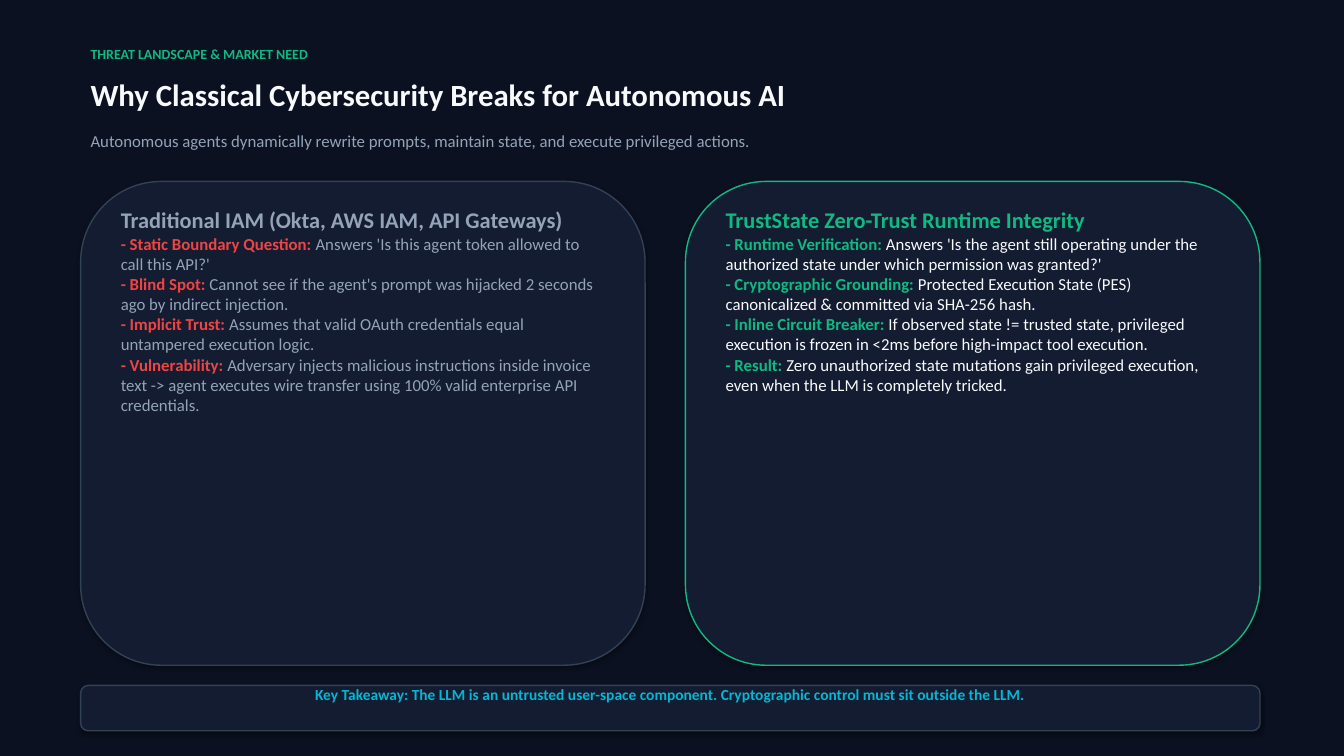
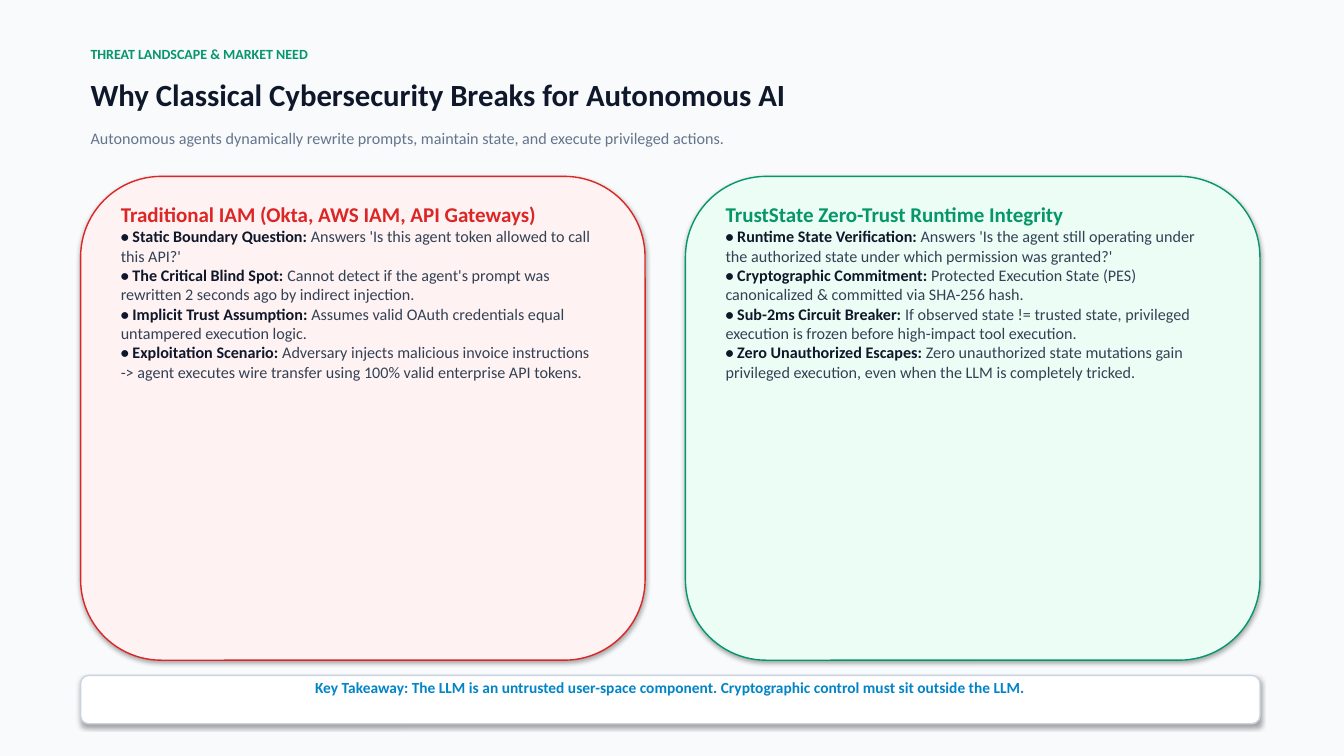
Before and after one commit to Sohan9022/TrustState, a slide deck: slide 2 of TrustState_Executive_Presentation.pptx. Drawn at 1344x756 pixels with LibreOffice and Linux fonts; fonts in the diff are those of the drawing. Boxes give left, top, right and bottom in pixels: in the first picture for what was removed or moved away, otherwise in the second. Text is boxed around its words. In the diff, an @@ line names an element or a change of style, - is before the commit and + after.

Commit message:
fix: auto-navigate to console on tour simulations, refine navbar layout, and update pitch deck to executive light theme

```diff
--- a/TrustState_Executive_Presentation.pptx
+++ b/TrustState_Executive_Presentation.pptx
@@ rectangle at (x1=0, y1=0, x2=1344, y2=756): fill #0B1120 to #F8FAFC @@
@@ text "THREAT LANDSCAPE & MARKET NEED" at (x1=91, y1=50, x2=308, y2=59): text colour #10B981 to #059669 @@
@@ text "Why Classical Cybersecurity Breaks for ..." at (x1=91, y1=84, x2=785, y2=111): text colour #F8FAFC to #0F172A @@
@@ text "Autonomous agents dynamically rewrite prompts, ..." at (x1=91, y1=133, x2=724, y2=147): size 12 to 11.5 pt, text colour #94A3B8 to #64748B @@
@@ rounded rectangle at (x1=81, y1=176, x2=645, y2=660): fill #131C31 to #FEF2F2; outline #334155 1 pt to #DC2626 1 pt @@
@@ 2 rounded rectangles, 1 text moved together from (x1=81, y1=181, x2=1260, y2=703) to (x1=81, y1=176, x2=1260, y2=696) @@
@@ rounded rectangle at (x1=686, y1=176, x2=1260, y2=660): fill #131C31 to #ECFDF5; outline #10B981 1 pt to #059669 1 pt @@
@@ text at (x1=121, y1=206, x2=536, y2=226): size 16 to 15 pt, text colour #94A3B8 to #DC2626 in "Traditional IAM (Okta, AWS IAM, API Gateways)" @@
@@ text at (x1=726, y1=207, x2=1063, y2=226): size 16 to 15 pt, text colour #10B981 to #059669 in "TrustState Zero-Trust Runtime Integrity" @@
@@ text at (x1=121, y1=230, x2=590, y2=381): text changed; size 12 to 11.5 pt; text colour #94A3B8 to #334155 @@
-- Static Boundary Question: Answers 'Is this agent token allowed to call this API?'
-- Blind Spot: Cannot see if the agent's prompt was hijacked 2 seconds ago by indirect injection.
-- Implicit Trust: Assumes that valid OAuth credentials equal untampered execution logic.
-- Vulnerability: Adversary injects malicious instructions inside invoice text -> agent executes wire transfer using 100% valid enterprise API credentials.
+• Static Boundary Question: Answers 'Is this agent token allowed to call this API?'
+• The Critical Blind Spot: Cannot detect if the agent's prompt was rewritten 2 seconds ago by indirect injection.
+• Implicit Trust Assumption: Assumes valid OAuth credentials equal untampered execution logic.
+• Exploitation Scenario: Adversary injects malicious invoice instructions -> agent executes wire transfer using 100% valid enterprise API tokens.
@@ text at (x1=726, y1=230, x2=1195, y2=381): text changed; size 12 to 11.5 pt; text colour #F8FAFC to #334155 @@
-- Runtime Verification: Answers 'Is the agent still operating under the authorized state under which permission was granted?'
-- Cryptographic Grounding: Protected Execution State (PES) canonicalized & committed via SHA-256 hash.
-- Inline Circuit Breaker: If observed state != trusted state, privileged execution is frozen in <2ms before high-impact tool execution.
-- Result: Zero unauthorized state mutations gain privileged execution, even when the LLM is completely tricked.
+• Runtime State Verification: Answers 'Is the agent still operating under the authorized state under which permission was granted?'
+• Cryptographic Commitment: Protected Execution State (PES) canonicalized & committed via SHA-256 hash.
+• Sub-2ms Circuit Breaker: If observed state != trusted state, privileged execution is frozen before high-impact tool execution.
+• Zero Unauthorized Escapes: Zero unauthorized state mutations gain privileged execution, even when the LLM is completely tricked.
@@ text "Key Takeaway: The LLM is ..." at (x1=315, y1=682, x2=1025, y2=696): text colour #06B6D4 to #0284C7 @@
@@ rounded rectangle moved from (x1=81, y1=686, x2=1260, y2=731) to (x1=81, y1=676, x2=1260, y2=724) @@
@@ rounded rectangle at (x1=81, y1=676, x2=1260, y2=724): fill #131C31 to #FFFFFF; outline #334155 1 pt to #CBD5E1 1 pt @@
```
Also in this commit, not shown: 7 other slides changed, 6 other files.
